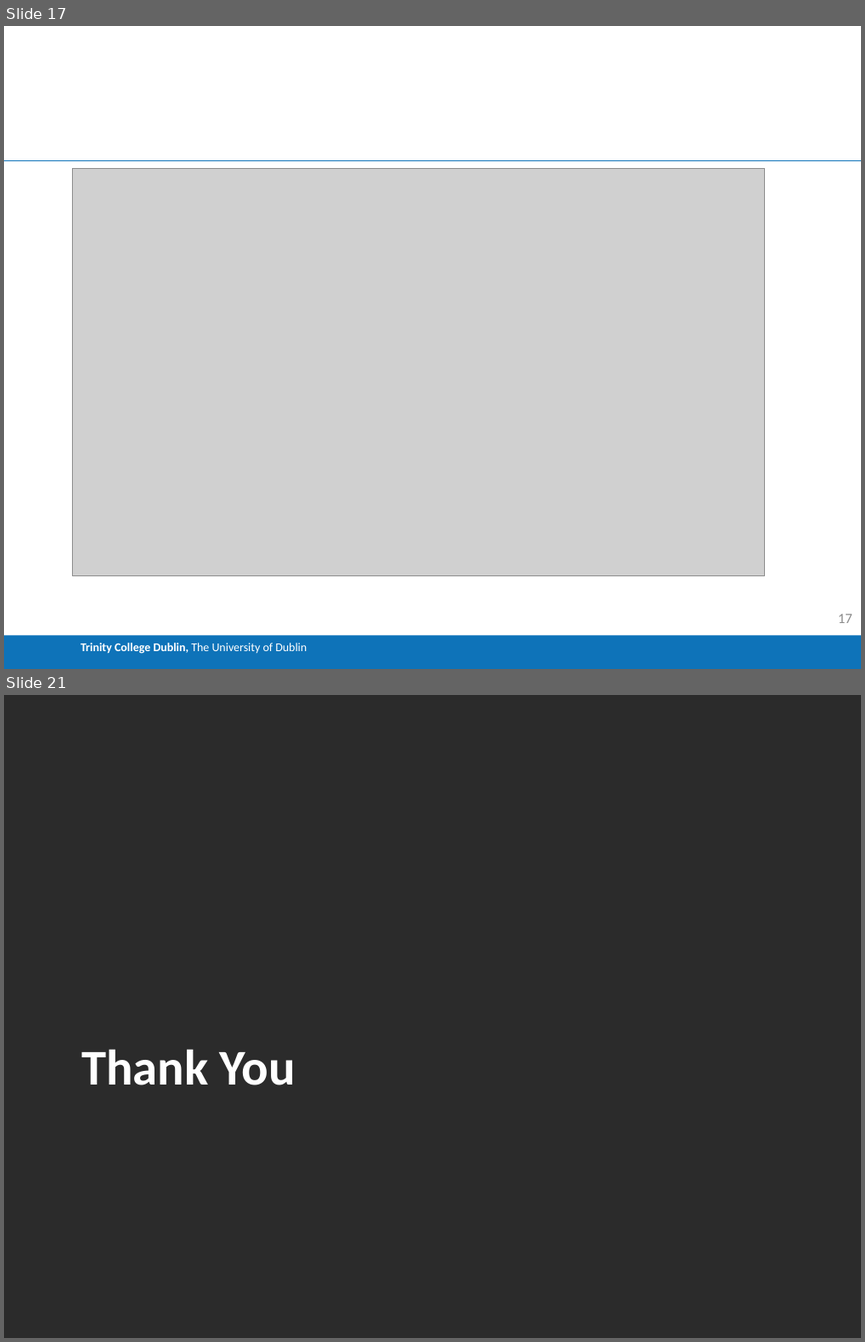
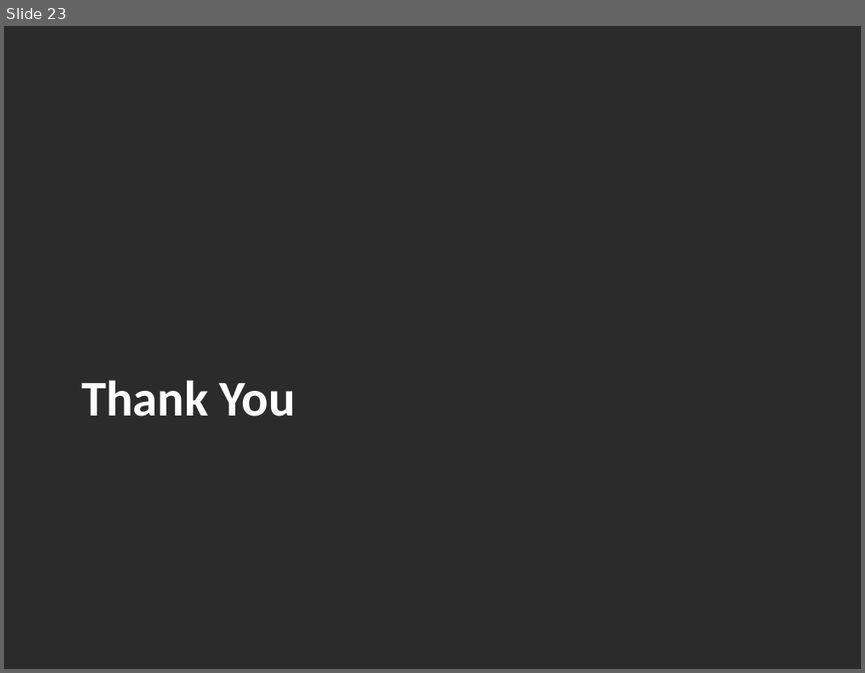
Before and after one commit to Buckley258/FYP, a slide deck: FYP_Demo.pptx. Shown one above the other, each under a label of ours: slides 17 and 21 before the commit, slide 23 after it; the slides between them are not shown. The pictures are 865x1342 and 865x673 pixels, drawn with LibreOffice and Linux fonts; fonts in the diff are those of the drawing; grey boxes stand for pictures; background and template pictures are left out; a plain dark background stands for a picture behind light text. Boxes give left, top, right and bottom in pixels: in the first picture for what was removed or moved away, otherwise in the second. Text is boxed around its words. In the diff, an @@ line names an element or a change of style, - is before the commit and + after.

```diff
--- a/FYP_Demo.pptx
+++ b/FYP_Demo.pptx
@@ slide 17 removed at (4, 26, 861, 669), background #FFFFFF @@
@@ line removed from (4, 160) to (861, 160) @@
@@ picture removed at (73, 168, 764, 575) @@
@@ rectangle removed at (4, 635, 861, 669) @@
-Trinity College Dublin, The University of Dublin
@@ page number removed at (838, 613, 852, 623) @@
-17
@@ what was slide 21 is now slide 23 @@
```
Also in this commit, not shown: 17 slides changed, 4 slides added, 2 other slides removed, 2 other files.
